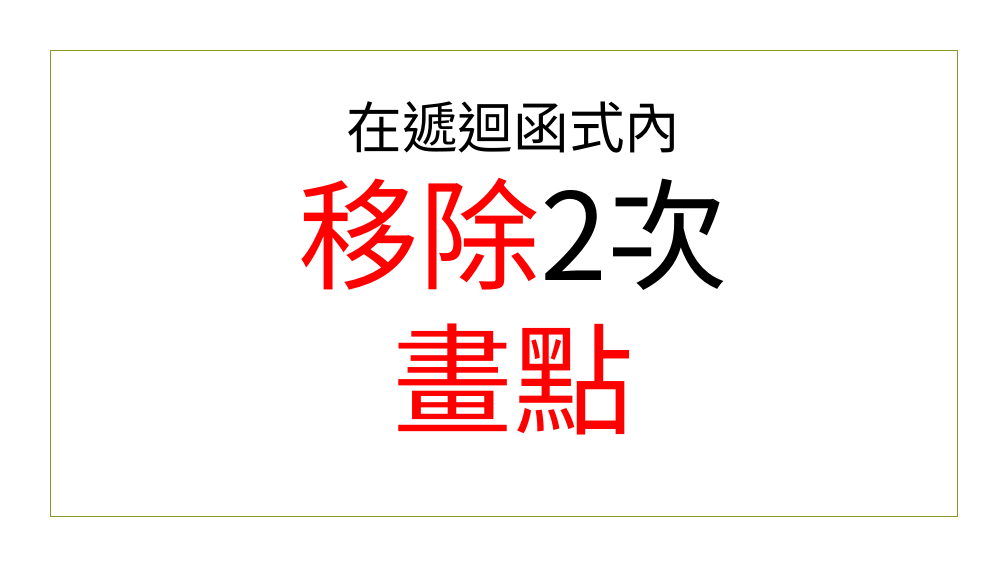
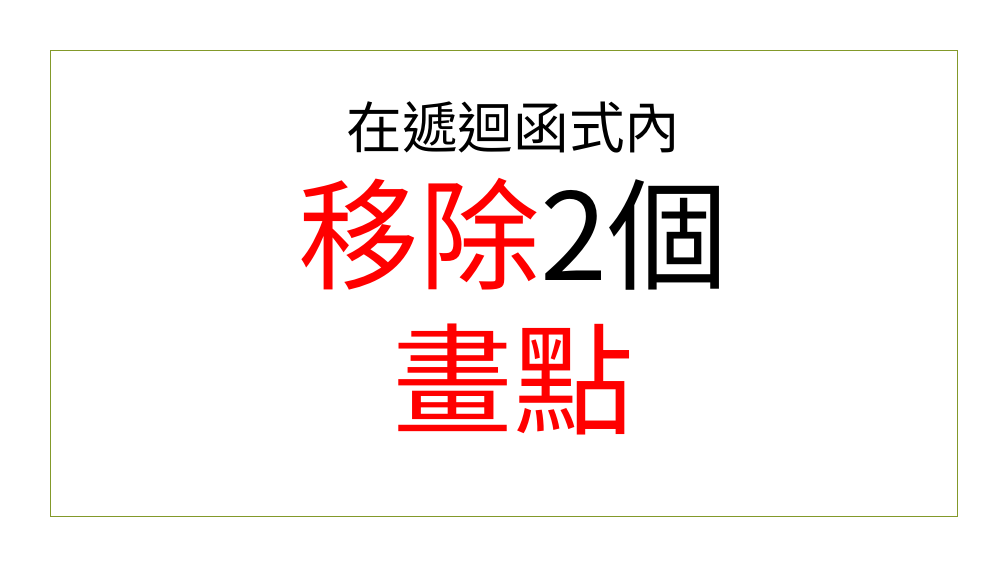
Before and after one commit to beardad1975/py4t, a slide deck: slide 45 of 課程資料/專題-海龜與樹/海龜與樹程式簡報.pptx (slide 42 before the commit). Drawn at 1008x567 pixels with LibreOffice and Linux fonts; fonts in the diff are those of the drawing; background and template pictures are left out. Boxes give left, top, right and bottom in pixels: in the first picture for what was removed or moved away, otherwise in the second. Text is boxed around its words. In the diff, an @@ line names an element or a change of style, - is before the commit and + after.

```diff
--- a/課程資料/專題-海龜與樹/海龜與樹程式簡報.pptx
+++ b/課程資料/專題-海龜與樹/海龜與樹程式簡報.pptx
@@ title at (x1=299, y1=101, x2=728, y2=435): text changed @@
-在遞迴函式內
-移除2次
-畫點
+在遞迴函式內
+移除2個
+畫點
```
Also in this commit, not shown: 14 other slides changed, 27 slides added, 21 other files.
